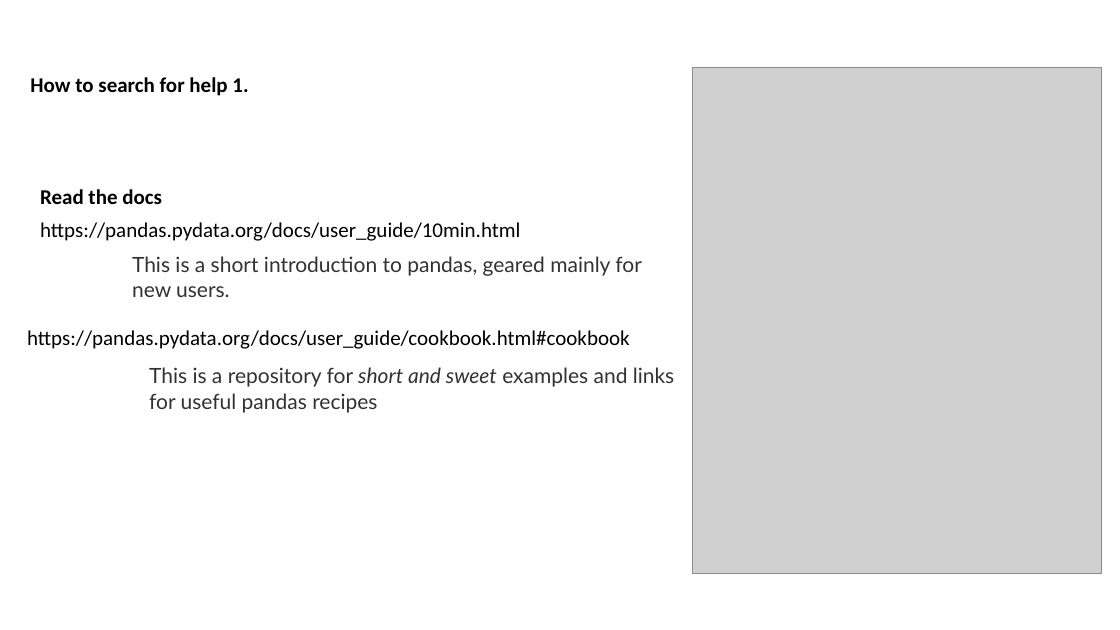
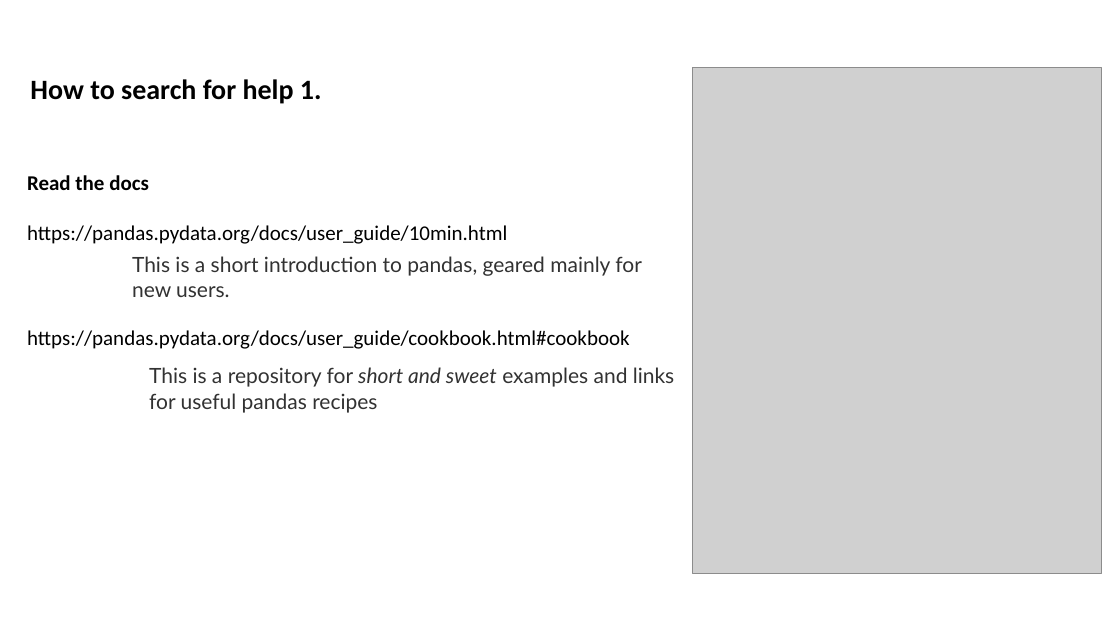
Before and after one commit to nicksavill/DEB_development, a slide deck: slide 2 of Week_1/Getting_help.pptx. Drawn at 1120x630 pixels with LibreOffice and Linux fonts; fonts in the diff are those of the drawing; grey boxes stand for pictures. Boxes give left, top, right and bottom in pixels: in the first picture for what was removed or moved away, otherwise in the second. Text is boxed around its words. In the diff, an @@ line names an element or a change of style, - is before the commit and + after.

```diff
--- a/Week_1/Getting_help.pptx
+++ b/Week_1/Getting_help.pptx
@@ text "How to search for help ..." at box(30, 79, 322, 104): size 18 to 24 pt @@
@@ text "Read the docs": place and size @@
-text "Read the docs" at box(40, 189, 162, 204)
+text "Read the docs" at box(27, 175, 149, 190)
@@ text "https://pandas.pydata.org/docs/user_guide/10min.html": place and size @@
-text "https://pandas.pydata.org/docs/user_guide/10min.html" at box(40, 222, 520, 241)
+text "https://pandas.pydata.org/docs/user_guide/10min.html" at box(27, 225, 507, 244)
```
Also in this commit, not shown: 4 other slides changed, 2 slides added, 13 other files.
